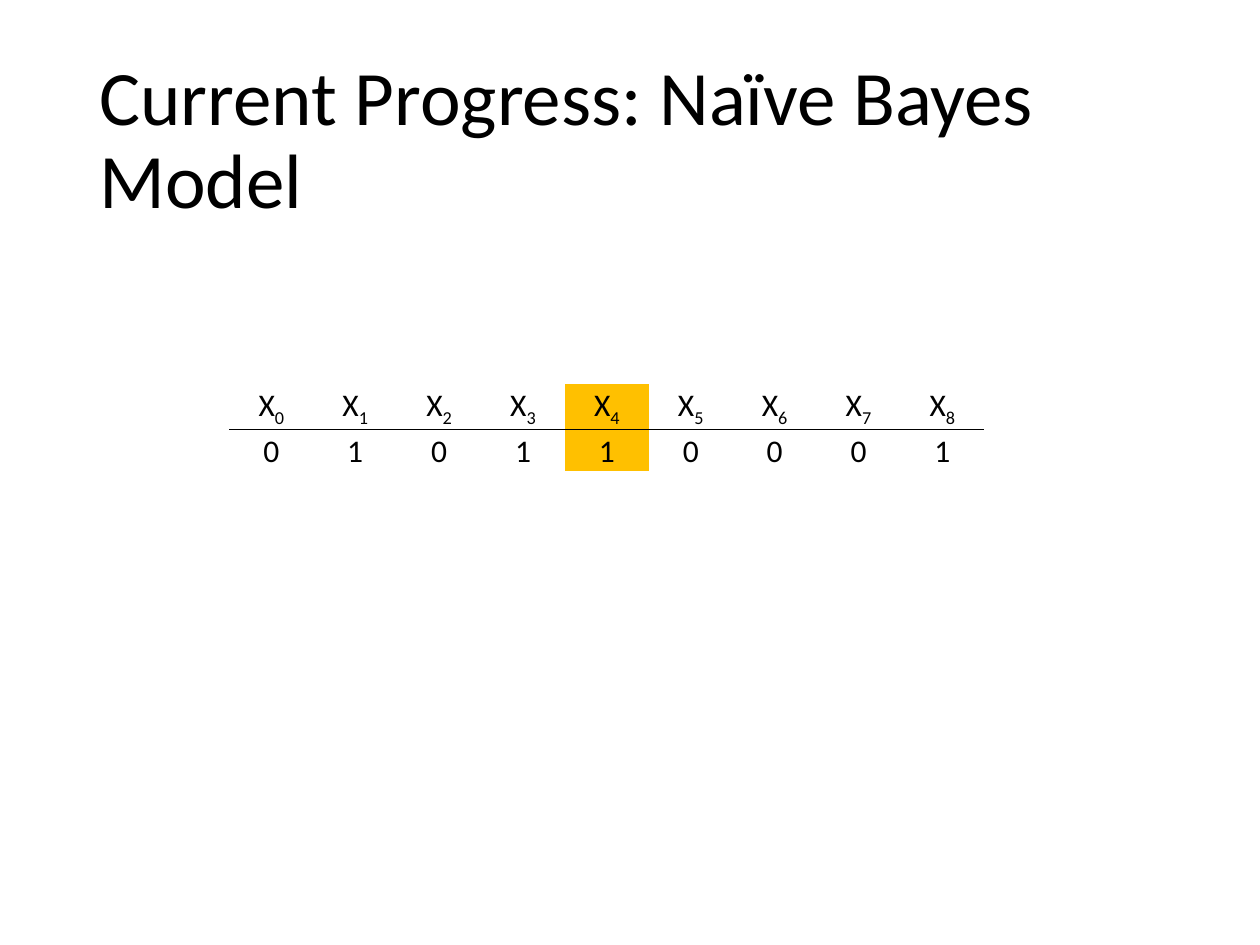
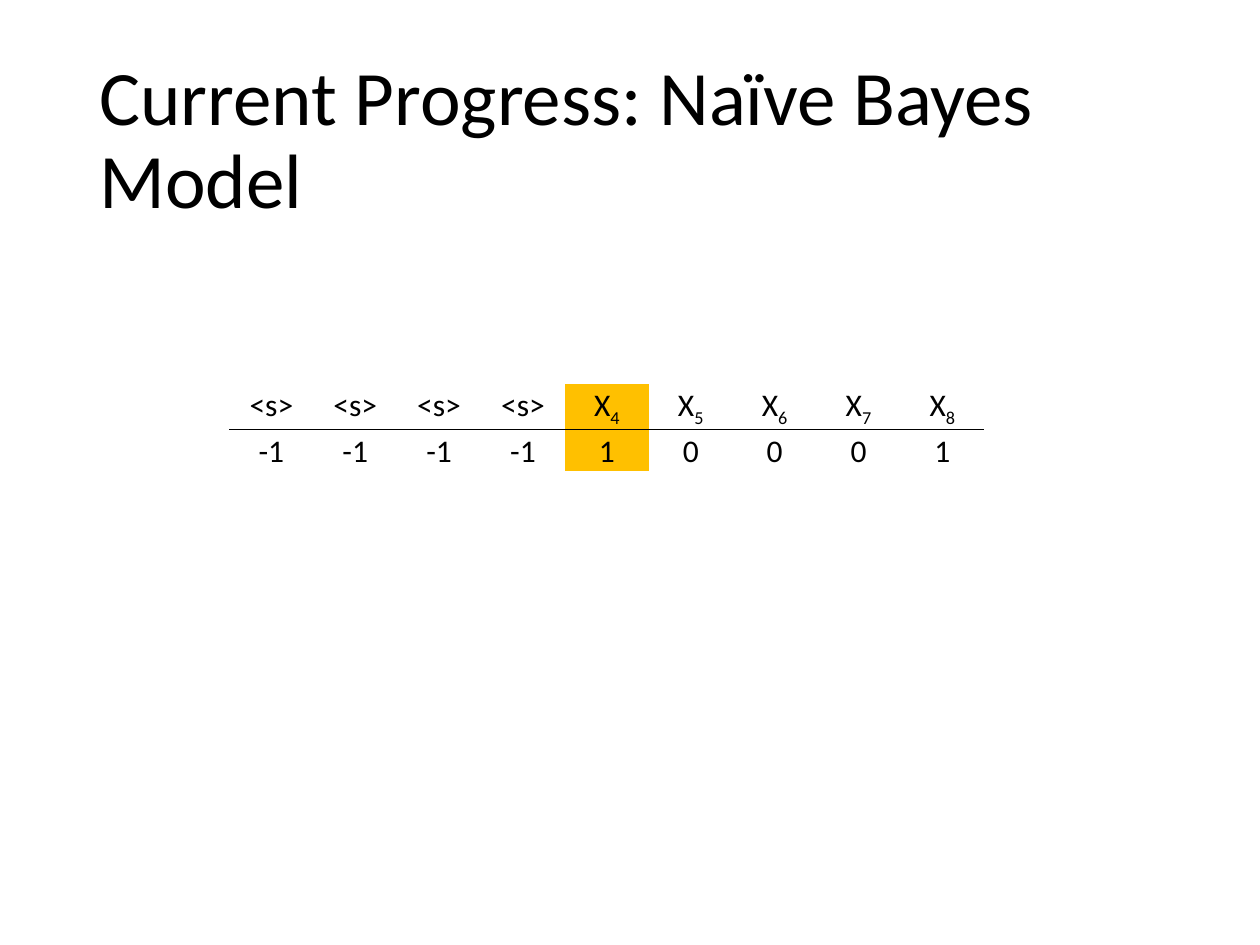
Before and after one commit to JoshuaW1990/simpleDNAandProt, a slide deck: slide 11 of Read_Note_Slide/JunWang.pptx. Drawn at 1260x945 pixels with LibreOffice and Linux fonts; fonts in the diff are those of the drawing; grey boxes stand for pictures. Boxes give left, top, right and bottom in pixels: in the first picture for what was removed or moved away, otherwise in the second. Text is boxed around its words. In the diff, an @@ line names an element or a change of style, - is before the commit and + after.

```diff
--- a/Read_Note_Slide/JunWang.pptx
+++ b/Read_Note_Slide/JunWang.pptx
@@ table at box(229, 384, 989, 467) @@
-row 1: X0 | X1 | X2 | X3 | X4 | X5 | X6 | X7 | X8
+row 1: <s> | <s> | <s> | <s> | X4 | X5 | X6 | X7 | X8
-row 2: 0 | 1 | 0 | 1 | 1 | 0 | 0 | 0 | 1
+row 2: -1 | -1 | -1 | -1 | 1 | 0 | 0 | 0 | 1
```
Also in this commit, not shown: 1 slide added, 19 other files.
